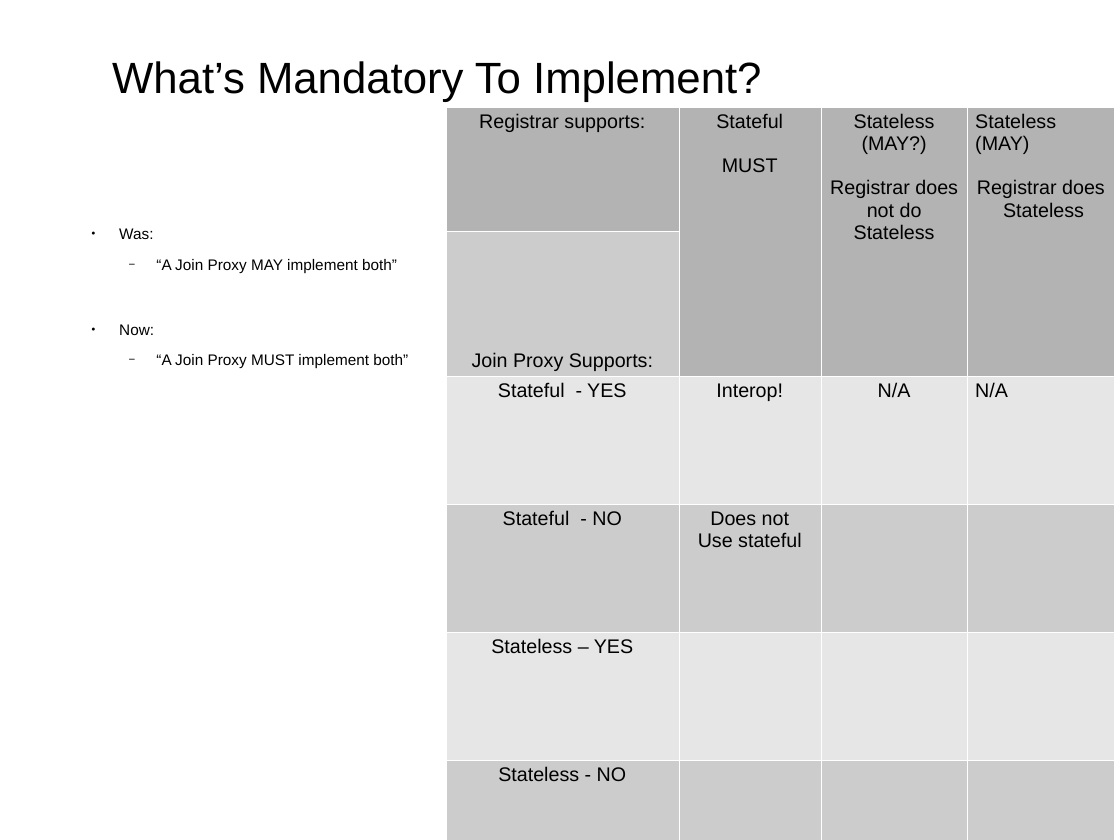
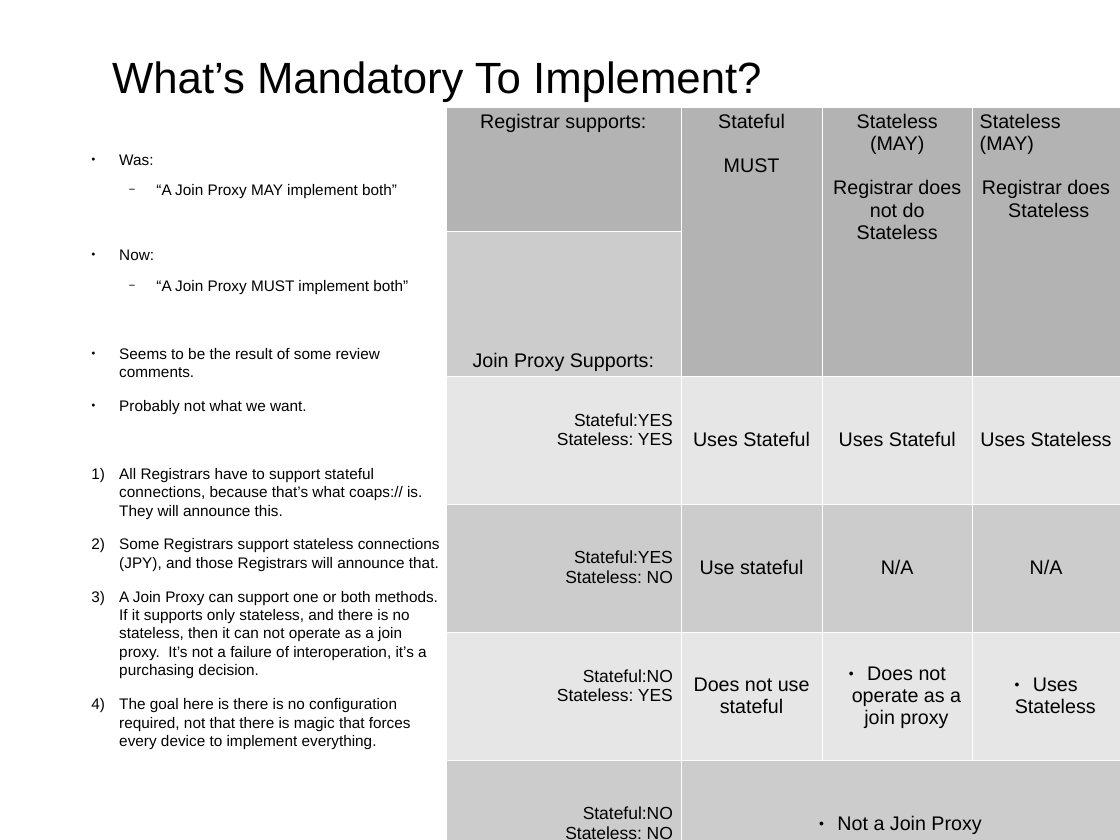
Before and after one commit to anima-wg/constrained-join-proxy, a slide deck: slide 5 of presentations/ietf114-constrained-proxy.odp. Drawn at 1120x840 pixels with LibreOffice and Linux fonts; fonts in the diff are those of the drawing. Boxes give left, top, right and bottom in pixels: in the first picture for what was removed or moved away, otherwise in the second. Text is boxed around its words. In the diff, an @@ line names an element or a change of style, - is before the commit and + after.

```diff
--- a/presentations/ietf114-constrained-proxy.odp
+++ b/presentations/ietf114-constrained-proxy.odp
@@ table at bbox=[446, 107, 1120, 840] @@
-row 1, column 3: Stateless (MAY?) / Registrar does not do Stateless
+row 1, column 3: Stateless (MAY) / Registrar does not do Stateless
-row 3: Stateful - YES | Interop! | N/A | N/A
+row 3: Stateful:YES / Stateless: YES | Uses Stateful | Uses Stateful | Uses Stateless
-row 4: Stateful - NO | Does not / Use stateful |  | 
+row 4: Stateful:YES / Stateless: NO | Use stateful | N/A | N/A
-row 5: Stateless – YES |  |  | 
+row 5: Stateful:NO / Stateless: YES | Does not use stateful | Does not operate as a join proxy | Uses Stateless
-row 6, column 1: Stateless - NO
+row 6, column 1: Stateful:NO / Stateless: NO
-row 6, column 2: 
+row 6, column 2: Not a Join Proxy
@@ table: place and size @@
-table at bbox=[446, 107, 1114, 840]
+table at bbox=[446, 107, 1120, 840]
@@ text added at bbox=[119, 154, 440, 750], 14 pt, text #000000 @@
+● Was:
+  − “A Join Proxy MAY implement both”
+● Now:
+  − “A Join Proxy MUST implement both”
+● Seems to be the result of some review comments.
+● Probably not what we want.
+1) All Registrars have to support stateful connections, because that’s what coaps:// is. They will announce this.
+2) Some Registrars support stateless connections (JPY), and those Registrars will announce that.
+3) A Join Proxy can support one or both methods. If it supports only stateless, and there is no stateless, then it can not operate as a join proxy. It’s not a failure of interoperation, it’s a purchasing decision.
+4) The goal here is there is no configuration required, not that there is magic that forces every device to implement everything.
@@ text removed at bbox=[119, 228, 408, 368] @@
-● Was:
-  − “A Join Proxy MAY implement both”
-● Now:
-  − “A Join Proxy MUST implement both”
```
Also in this commit, not shown: 1 other slide changed, 2 slides added, 1 other file.
